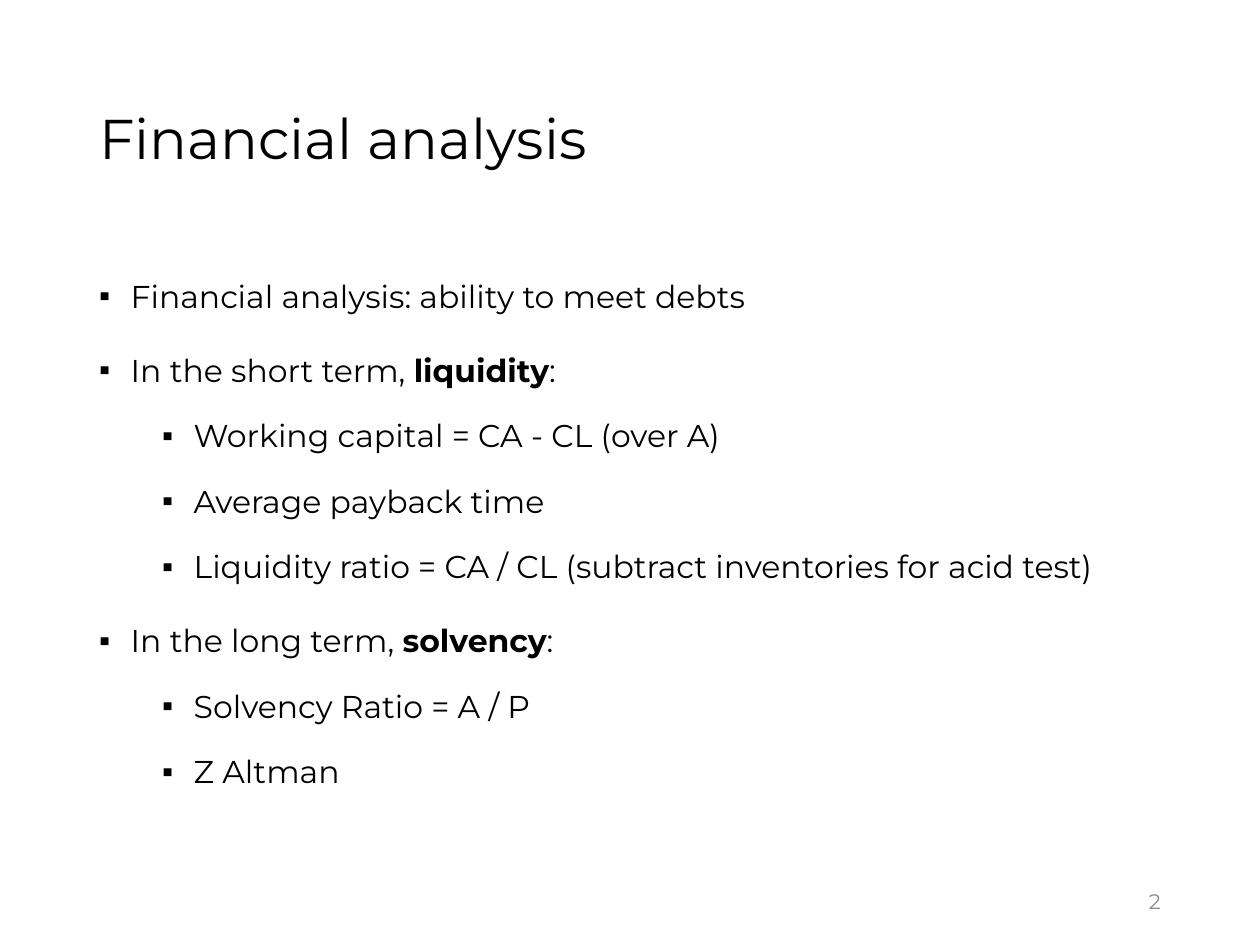
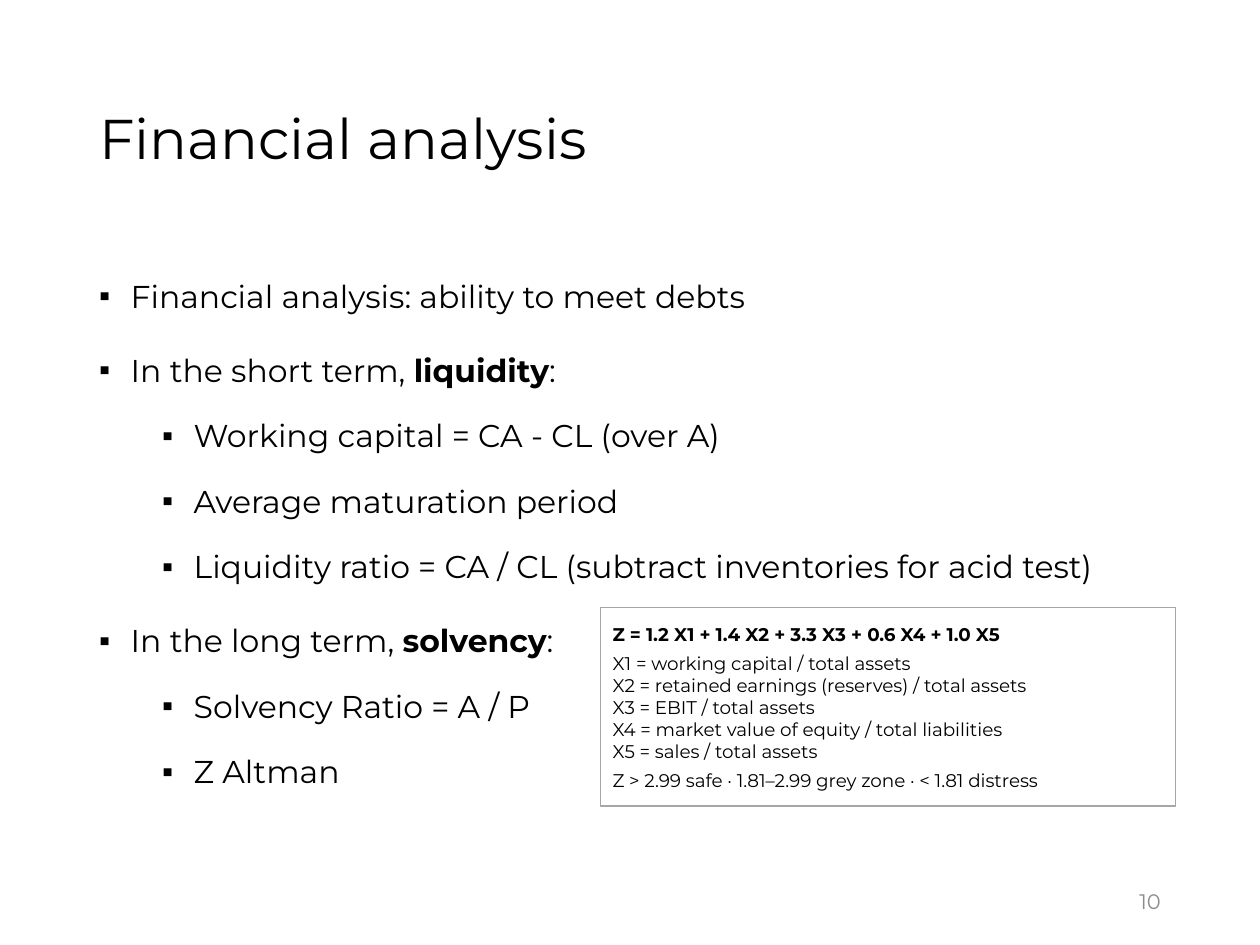
Before and after one commit to jorgegallud-boop/FSA, a slide deck: slide 10 of source-pptx/05.pptx (slide 2 before the commit). Drawn at 1260x945 pixels with LibreOffice and Linux fonts; fonts in the diff are those of the drawing. Boxes give left, top, right and bottom in pixels: in the first picture for what was removed or moved away, otherwise in the second. Text is boxed around its words. In the diff, an @@ line names an element or a change of style, - is before the commit and + after.

```diff
--- a/source-pptx/05.pptx
+++ b/source-pptx/05.pptx
@@ text at (194, 489, 618, 520): text changed @@
-  ▪ Average payback time
+  ▪ Average maturation period
@@ rectangle added at (600, 607, 1176, 805), outline #A6A6A6 0.75 pt, 10.5 pt, text #000000 @@
+Z = 1.2 X1 + 1.4 X2 + 3.3 X3 + 0.6 X4 + 1.0 X5
+X1 = working capital / total assets
+X2 = retained earnings (reserves) / total assets
+X3 = EBIT / total assets
+X4 = market value of equity / total liabilities
+X5 = sales / total assets
+Z > 2.99 safe · 1.81–2.99 grey zone · < 1.81 distress
@@ page number at (1139, 894, 1160, 909): text changed @@
-2
+10
```
Also in this commit, not shown: 1 other slide changed, 19 slides added, 11 other files.
